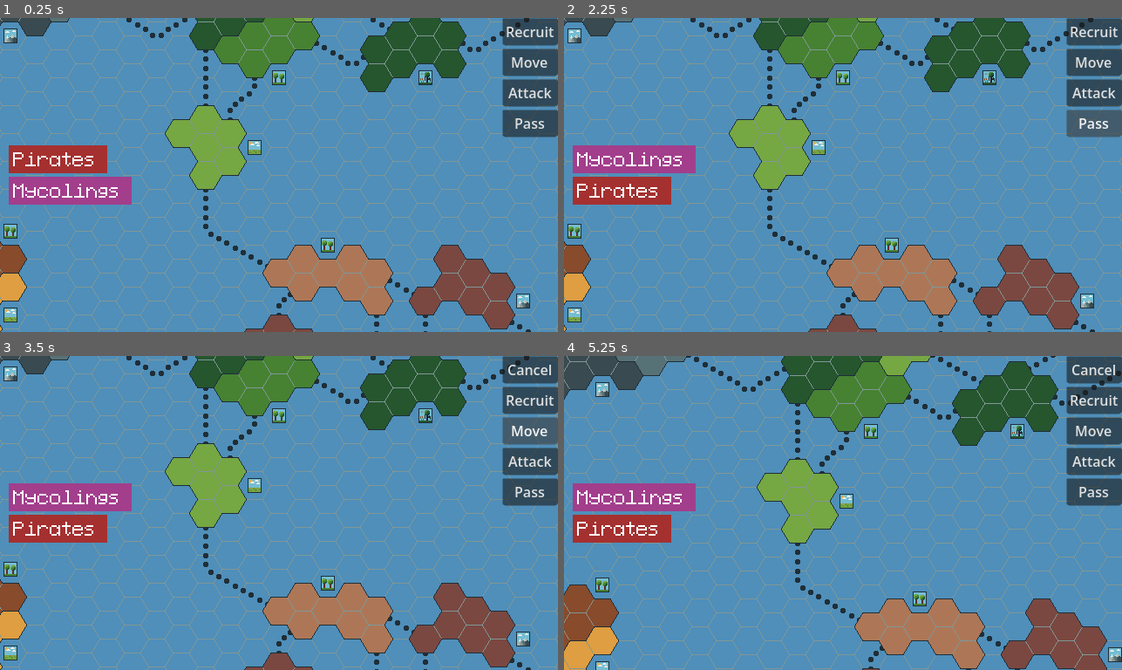
Above: before the commit, frames 1-4 (two rows, left to right).
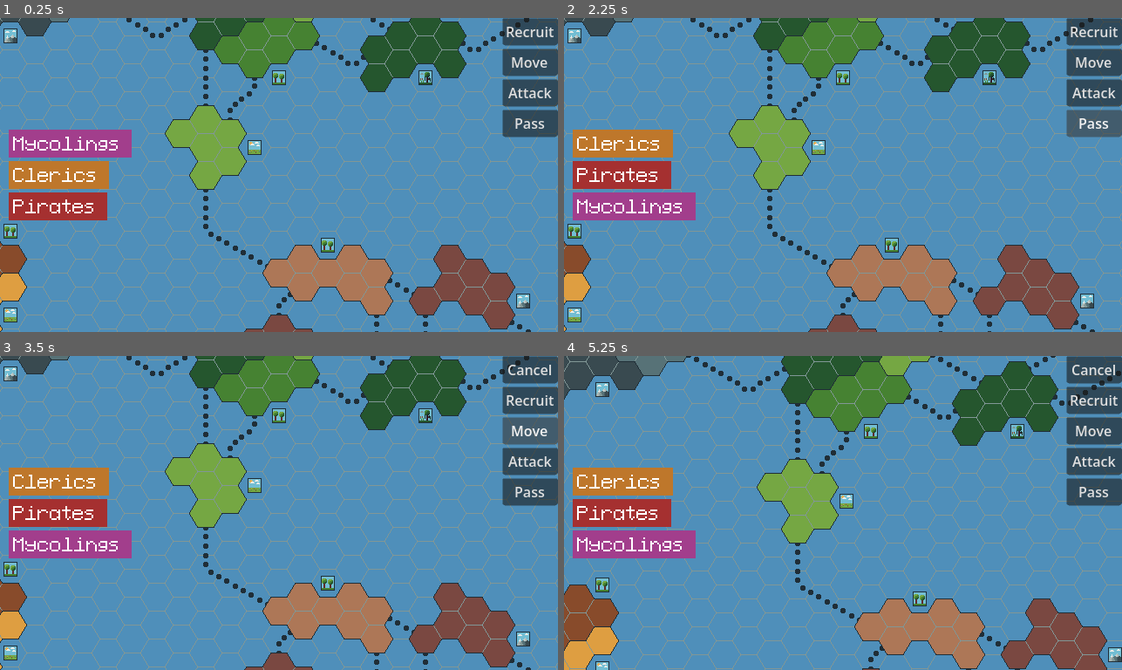
Above: after the commit, the same moments.

Repository: CattacoCattaco/Coastal-Contention
Game: Godot game, scene res://game_scene/game_scene.tscn
Same seed, same stepped clock (60 frames per second), same inputs: the game is played once before the commit and once after it.
Inputs (mouse positions are in pixels of both pictures, inside the frame that each line leads up to):
- Up to frame 1 (0.25 s): no input
- Up to frame 2 (2.25 s): click "Recruit" at 0.5 s; click "Cancel" at 1.25 s; click "Pass" at 2 s
- Up to frame 3 (3.5 s): click "Move" at 2.75 s
- Up to frame 4 (5.25 s): click "Attack" at 3.5 s; tap Enter at 4.25 s; move the mouse to (965, 497) at 4.27 s; hold Right 4.28-5 s; tap Alt at 4.35 s; click (965, 497) at 4.42 s; tap Space at 5 s; drag from (731, 528) to (815, 575) at 5.02 s

The runs differ from the first frame. In frame 1, 5.9% of the frame differs, in the area x 1-24%, y 35-65%; in frame 2, 5.3%; in frame 3, 5.3%; in frame 4, 5.3%.

Commit message:
Start Switch to ActionData
Started working on switching to using ActionData and ActionButton classes to handle actions. Currently only implemented for recruiting and cancelling

Diff:
--- a/UI/static_ui/actions_bar/actions_bar.gd
+++ b/UI/static_ui/actions_bar/actions_bar.gd
@@ -14,6 +14,7 @@
 @export var map: Map
 @export var turn_order_bar: TurnOrderBar
 
+@export var cancel_button: ActionButton
 @export var action_buttons: Array[Button]
 
 @export var troop_count_panel: PanelContainer
@@ -21,12 +22,13 @@
 @export var troop_count_submit_button: Button
 
 var current_action: Action = Action.NONE
+var current_action_data: ActionData = null
+var current_action_step: int = 0
+var chosen_territories: Array[TerritoryButton] = []
 var move_source: TerritoryButton
 
 
 func _ready() -> void:
-	action_buttons[Action.NONE].pressed.connect(clear_action)
-	action_buttons[Action.RECRUIT].pressed.connect(enter_recruit_mode)
 	action_buttons[Action.MOVE].pressed.connect(enter_move_mode)
 	action_buttons[Action.ATTACK].pressed.connect(enter_attack_mode)
 	action_buttons[Action.PASS].pressed.connect(pass_turn)
@@ -36,10 +38,31 @@
 
 func clear_action() -> void:
 	current_action = Action.NONE
+	current_action_data = null
+	current_action_step = 0
+	chosen_territories = []
 	for territory in map.territories:
 		territory.clear_action_state()
 	troop_count_panel.hide()
 	action_buttons[Action.NONE].hide()
+
+
+func next_step() -> void:
+	for territory in map.territories:
+		territory.clear_action_state()
+
+	current_action_step += 1
+
+	var player: FactionData.Faction = turn_order_bar.turn_order[0]
+
+	if current_action_step > current_action_data._get_territory_count():
+		current_action_data._do_action(chosen_territories, player)
+		clear_action()
+		return
+
+	for territory in map.territories:
+		if current_action_data._is_territory_choice_valid(territory, chosen_territories, player):
+			territory.enter_action_mode()
 
 
 func enter_recruit_mode() -> void:
--- a/UI/static_ui/turn_order_bar/turn_order_bar.gd
+++ b/UI/static_ui/turn_order_bar/turn_order_bar.gd
@@ -22,8 +22,10 @@
 	faction_boxes = []
 	turn_order = [
 			Faction.PIRATES,
+			Faction.CLERICS,
 			Faction.MYCOLINGS,
 	]
+	turn_order.shuffle()
 
 	for faction in turn_order:
 		var faction_box: FactionBox = faction_box_scene.instantiate()
--- /dev/null
+++ b/faction_data/actions/action.gd
@@ -0,0 +1,24 @@
+@abstract
+class_name ActionData
+extends Resource
+
+## The name of the action (Used by action button)
+@abstract func _get_name() -> String
+
+## What to say when choosing the [param step]th territory
+@abstract func _get_instruction(step: int) -> String
+
+## Color of highlighting for this action
+@abstract func _get_color() -> Color
+
+## The number of territories that must be selected for this action
+## [br](EX: 1 for recruiting and 2 for moving)
+@abstract func _get_territory_count() -> int
+
+## Can [param territory] be chosen by [param player] given that
+## [param others] were chosen before it?
+@abstract func _is_territory_choice_valid(territory: TerritoryButton,
+		others: Array[TerritoryButton], player: FactionData.Faction) -> bool
+
+## Does the action
+@abstract func _do_action(territories: Array[TerritoryButton], player: FactionData.Faction) -> void
--- /dev/null
+++ b/faction_data/actions/basic_recruit.tres
@@ -0,0 +1,7 @@
+[gd_resource type="Resource" script_class="RecruitAction" format=3 uid="uid://d4fjfnickloco"]
+
+[ext_resource type="Script" uid="uid://c52jvebcvn1je" path="res://faction_data/actions/recruit_action.gd" id="1_lvsmn"]
+
+[resource]
+script = ExtResource("1_lvsmn")
+metadata/_custom_type_script = "uid://c52jvebcvn1je"
--- /dev/null
+++ b/faction_data/actions/recruit_action.gd
@@ -0,0 +1,30 @@
+class_name RecruitAction
+extends ActionData
+
+## How many troops to recruit
+@export var recruit_amount: int = 1
+
+
+func _get_name() -> String:
+	return "Recruit"
+
+
+func _get_instruction(_step: int) -> String:
+	return "Choose a territory to recruit in"
+
+
+func _get_color() -> Color:
+	return Color("75a743")
+
+
+func _get_territory_count() -> int:
+	return 1
+
+
+func _is_territory_choice_valid(territory: TerritoryButton,
+		_others: Array[TerritoryButton], player: FactionData.Faction) -> bool:
+	return territory.get_troop_count(player) > 0
+
+
+func _do_action(territories: Array[TerritoryButton], player: FactionData.Faction) -> void:
+	territories[0].add_troops(recruit_amount, player)
--- a/faction_data/archers.tres
+++ b/faction_data/archers.tres
@@ -2,6 +2,7 @@
 
 [ext_resource type="Texture2D" uid="uid://co7rvhirw4f4b" path="res://game_scene/map/hex/control_banners/pirate_banners.png" id="1_mposa"]
 [ext_resource type="Script" uid="uid://j2qkt73y84jp" path="res://faction_data/faction_data.gd" id="2_8w23g"]
+[ext_resource type="Script" uid="uid://cr1h55nww14fa" path="res://faction_data/actions/action.gd" id="3_8w23g"]
 [ext_resource type="Texture2D" uid="uid://cjj3yenv8bn5" path="res://game_scene/map/hex/piece/troop/pirate.png" id="3_rgl3b"]
 
 [resource]
--- a/faction_data/faction_data.gd
+++ b/faction_data/faction_data.gd
@@ -18,14 +18,17 @@
 @export var highlight_color: Color
 @export var troop_sprite: Texture2D
 @export var control_banners: Texture2D
+#@export var setup: Array[FactionAction]
 
 
 func _init(p_faction: Faction = Faction.PIRATES, p_faction_name: String = "",
 		p_main_color := Color(0, 0, 0), p_highlight_color := Color(0, 0, 0),
-		p_troop_sprite: Texture2D = null, p_control_banners: Texture2D = null) -> void:
+		p_troop_sprite: Texture2D = null, p_control_banners: Texture2D = null) -> void:#,
+		#p_setup: Array[FactionAction] = []) -> void:
 	faction = p_faction
 	faction_name = p_faction_name
 	main_color = p_main_color
-	p_highlight_color = p_highlight_color
+	highlight_color = p_highlight_color
 	troop_sprite = p_troop_sprite
 	control_banners = p_control_banners
+	#setup = p_setup
--- /dev/null
+++ b/game_scene/action_button.gd
@@ -0,0 +1,17 @@
+class_name ActionButton
+extends Button
+
+@export var action: ActionData
+@export var actions_bar: ActionsBar
+
+
+func _pressed() -> void:
+	actions_bar.clear_action()
+
+	if not action:
+		return
+
+	actions_bar.cancel_button.show()
+	actions_bar.current_action_data = action
+
+	actions_bar.next_step()
--- a/game_scene/game_scene.tscn
+++ b/game_scene/game_scene.tscn
@@ -17,6 +17,8 @@
 [ext_resource type="Texture2D" uid="uid://dhsona311mvph" path="res://game_scene/map/map_territory_lines.png" id="9_mmqx0"]
 [ext_resource type="Resource" uid="uid://b7ndgjy2s3t8c" path="res://game_scene/map/territory_data/regions/red_region.tres" id="10_cvb1i"]
 [ext_resource type="Shader" uid="uid://df0c1jecsx7w6" path="res://game_scene/map/territory_button.gdshader" id="13_wohtb"]
+[ext_resource type="Script" uid="uid://cxg0i7o1eeehw" path="res://game_scene/action_button.gd" id="16_evrs6"]
+[ext_resource type="Resource" uid="uid://d4fjfnickloco" path="res://faction_data/actions/basic_recruit.tres" id="17_3ypd6"]
 [ext_resource type="FontFile" uid="uid://bixxgpddv50wc" path="res://UI/pixel_font_8px.ttf" id="18_dvby8"]
 [ext_resource type="Script" uid="uid://b461bw4xhnylo" path="res://UI/static_ui/attack_screen/attack_screen.gd" id="18_qsae3"]
 [ext_resource type="Shader" uid="uid://bxly3nsjndovh" path="res://random/die/die.gdshader" id="18_x6wej"]
@@ -83,7 +85,7 @@
 mouse_filter = 2
 script = ExtResource("3_k340r")
 
-[node name="ActionsBar" type="VBoxContainer" parent="UI" unique_id=1622349106 node_paths=PackedStringArray("map", "turn_order_bar", "action_buttons", "troop_count_panel", "troop_count_spin_box", "troop_count_submit_button")]
+[node name="ActionsBar" type="VBoxContainer" parent="UI" unique_id=1622349106 node_paths=PackedStringArray("map", "turn_order_bar", "cancel_button", "action_buttons", "troop_count_panel", "troop_count_spin_box", "troop_count_submit_button")]
 layout_mode = 1
 anchors_preset = 1
 anchor_left = 1.0
@@ -94,18 +96,26 @@
 script = ExtResource("2_f63yk")
 map = NodePath("../../Map")
 turn_order_bar = NodePath("../TurnOrderBar")
+cancel_button = NodePath("CancelButton")
 action_buttons = [NodePath("CancelButton"), NodePath("RecruitButton"), NodePath("MoveButton"), NodePath("AttackButton"), NodePath("PassButton")]
 troop_count_panel = NodePath("../TroopCountPanel")
 troop_count_spin_box = NodePath("../TroopCountPanel/MarginContainer/VBoxContainer/VBoxContainer/TroopCountSpinBox")
 troop_count_submit_button = NodePath("../TroopCountPanel/MarginContainer/VBoxContainer/VBoxContainer/SubmitButton")
 
-[node name="CancelButton" type="Button" parent="UI/ActionsBar" unique_id=625551286]
+[node name="CancelButton" type="Button" parent="UI/ActionsBar" unique_id=857376399 node_paths=PackedStringArray("actions_bar")]
 layout_mode = 2
 text = "Cancel"
-
-[node name="RecruitButton" type="Button" parent="UI/ActionsBar" unique_id=900701540]
+script = ExtResource("16_evrs6")
+actions_bar = NodePath("..")
+metadata/_custom_type_script = "uid://cxg0i7o1eeehw"
+
+[node name="RecruitButton" type="Button" parent="UI/ActionsBar" unique_id=1379200330 node_paths=PackedStringArray("actions_bar")]
 layout_mode = 2
 text = "Recruit"
+script = ExtResource("16_evrs6")
+action = ExtResource("17_3ypd6")
+actions_bar = NodePath("..")
+metadata/_custom_type_script = "uid://cxg0i7o1eeehw"
 
 [node name="MoveButton" type="Button" parent="UI/ActionsBar" unique_id=623191763]
 layout_mode = 2
--- a/game_scene/map/territory_button.gd
+++ b/game_scene/map/territory_button.gd
@@ -101,6 +101,11 @@
 	set_border(Color(0, 0, 0, 0))
 
 
+func enter_action_mode() -> void:
+	disabled = false
+	set_border(actions_bar.current_action_data._get_color())
+
+
 func enter_recruit_mode() -> void:
 	disabled = false
 	current_action_state = ActionState.RECRUIT
@@ -133,53 +138,57 @@
 func _pressed() -> void:
 	var faction: Faction = turn_order_bar.turn_order[0]
 
-	match current_action_state:
-		ActionState.RECRUIT:
-			add_troops(1, faction)
-			actions_bar.clear_action()
-		ActionState.MOVE_SOURCE:
-			actions_bar.clear_action()
-			actions_bar.action_buttons[ActionsBar.Action.NONE].show()
-			actions_bar.current_action = ActionsBar.Action.MOVE
-			actions_bar.move_source = self
-
-			for neighbor in neighbors:
-				if controller == faction or neighbor.controller == faction:
-					neighbor.enter_move_end_mode()
-		ActionState.MOVE_END:
-			actions_bar.clear_action()
-			actions_bar.action_buttons[ActionsBar.Action.NONE].show()
-			actions_bar.current_action = ActionsBar.Action.MOVE
-			actions_bar.troop_count_panel.show()
-
-			var move_source: TerritoryButton = actions_bar.move_source
-
-			actions_bar.troop_count_spin_box.min_value = 1
-			actions_bar.troop_count_spin_box.max_value = move_source.get_troop_count(faction)
-			actions_bar.troop_count_spin_box.value = 1
-
-			var submit_button: Button = actions_bar.troop_count_submit_button
-			for connection in submit_button.pressed.get_connections():
-				submit_button.pressed.disconnect(connection["callable"])
-
-			submit_button.pressed.connect(
-					move_source.move_from_troop_count_panel.bind(self, faction))
-		ActionState.ATTACK:
-			actions_bar.clear_action()
-			actions_bar.action_buttons[ActionsBar.Action.NONE].show()
-			actions_bar.current_action = ActionsBar.Action.ATTACK
-
-			for faction_box in turn_order_bar.faction_boxes:
-				if faction_box.faction == faction or get_troop_count(faction_box.faction) == 0:
-					continue
-
-				faction_box.attackable = true
-
-				for connection in faction_box.attack_button.pressed.get_connections():
-					faction_box.attack_button.pressed.disconnect(connection["callable"])
-
-				faction_box.attack_button.pressed.connect(
-						do_attack.bind(faction, faction_box.faction))
+	if actions_bar.current_action == null:
+		match current_action_state:
+			ActionState.RECRUIT:
+				add_troops(1, faction)
+				actions_bar.clear_action()
+			ActionState.MOVE_SOURCE:
+				actions_bar.clear_action()
+				actions_bar.action_buttons[ActionsBar.Action.NONE].show()
+				actions_bar.current_action = ActionsBar.Action.MOVE
+				actions_bar.move_source = self
+
+				for neighbor in neighbors:
+					if controller == faction or neighbor.controller == faction:
+						neighbor.enter_move_end_mode()
+			ActionState.MOVE_END:
+				actions_bar.clear_action()
+				actions_bar.action_buttons[ActionsBar.Action.NONE].show()
+				actions_bar.current_action = ActionsBar.Action.MOVE
+				actions_bar.troop_count_panel.show()
+
+				var move_source: TerritoryButton = actions_bar.move_source
+
+				actions_bar.troop_count_spin_box.min_value = 1
+				actions_bar.troop_count_spin_box.max_value = move_source.get_troop_count(faction)
+				actions_bar.troop_count_spin_box.value = 1
+
+				var submit_button: Button = actions_bar.troop_count_submit_button
+				for connection in submit_button.pressed.get_connections():
+					submit_button.pressed.disconnect(connection["callable"])
+
+				submit_button.pressed.connect(
+						move_source.move_from_troop_count_panel.bind(self, faction))
+			ActionState.ATTACK:
+				actions_bar.clear_action()
+				actions_bar.action_buttons[ActionsBar.Action.NONE].show()
+				actions_bar.current_action = ActionsBar.Action.ATTACK
+
+				for faction_box in turn_order_bar.faction_boxes:
+					if faction_box.faction == faction or get_troop_count(faction_box.faction) == 0:
+						continue
+
+					faction_box.attackable = true
+
+					for connection in faction_box.attack_button.pressed.get_connections():
+						faction_box.attack_button.pressed.disconnect(connection["callable"])
+
+					faction_box.attack_button.pressed.connect(
+							do_attack.bind(faction, faction_box.faction))
+	else:
+		actions_bar.chosen_territories.append(self)
+		actions_bar.next_step()
 
 
 ## Move troops from this territory to [param to] in an amount based on the
Not shown, added: faction_data/actions/action.gd.uid
Not shown, added: faction_data/actions/recruit_action.gd.uid
Not shown, added: game_scene/action_button.gd.uid
